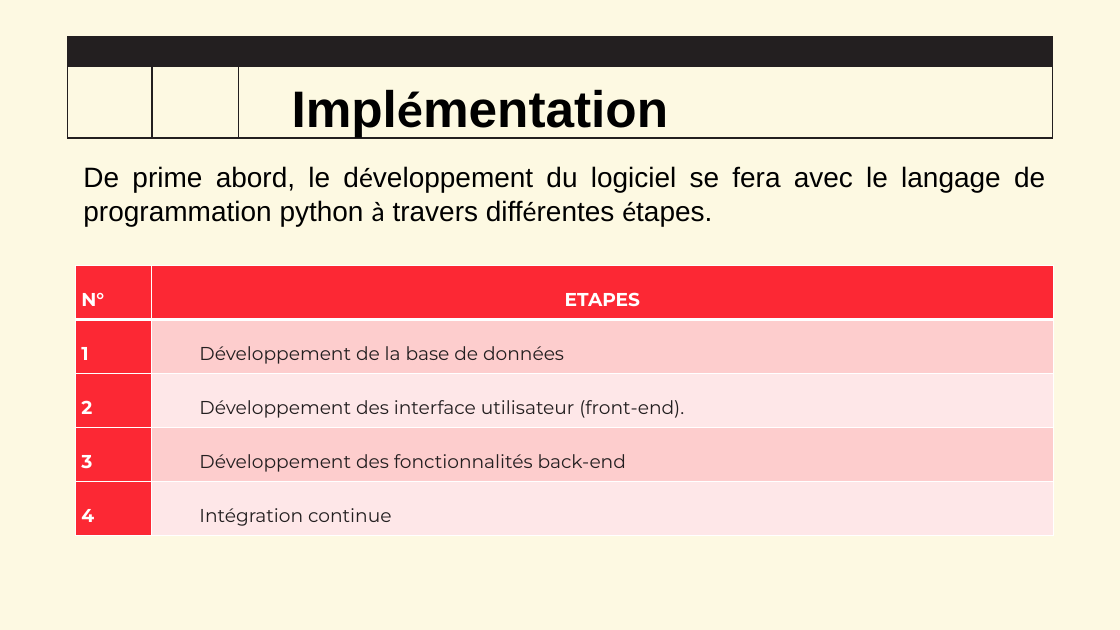
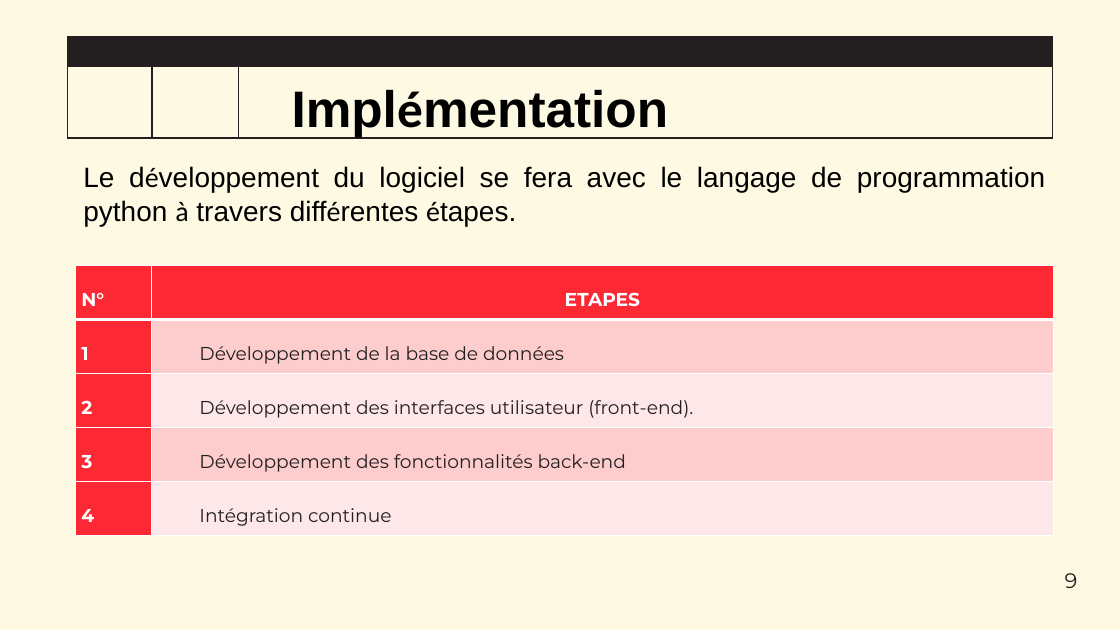
Before and after one commit to MisterPy15/GESTION_DES_ENSEIGNANT_VACATAIRES, a slide deck: slide 10 of PresentationFinal.pptx. Drawn at 1120x630 pixels with LibreOffice and Linux fonts; fonts in the diff are those of the drawing; background and template pictures are left out. Boxes give left, top, right and bottom in pixels: in the first picture for what was removed or moved away, otherwise in the second. Text is boxed around its words. In the diff, an @@ line names an element or a change of style, - is before the commit and + after.

```diff
--- a/PresentationFinal.pptx
+++ b/PresentationFinal.pptx
@@ text at (x1=83, y1=166, x2=1045, y2=227): text changed @@
-De prime abord, le développement du logiciel se fera avec le langage de programmation python à travers différentes étapes.
+Le développement du logiciel se fera avec le langage de programmation python à travers différentes étapes.
@@ table at (x1=75, y1=266, x2=1053, y2=536) @@
-row 3, column 2: Développement des interface utilisateur (front-end).
+row 3, column 2: Développement des interfaces utilisateur (front-end).
@@ text added at (x1=1065, y1=573, x2=1078, y2=588), 18 pt, text #231F20 @@
+9
```
Also in this commit, not shown: 14 other slides changed, 19 other files.
